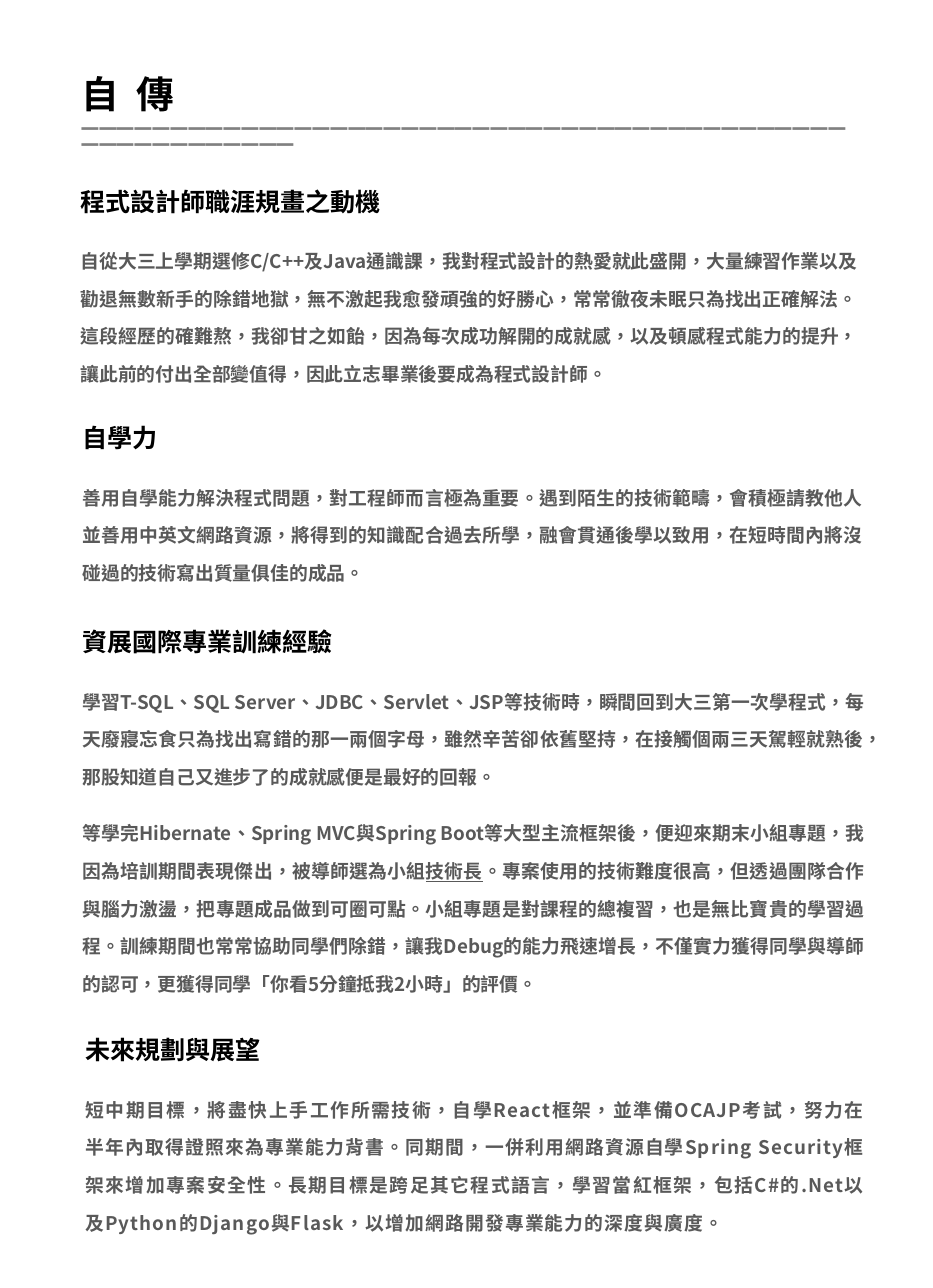
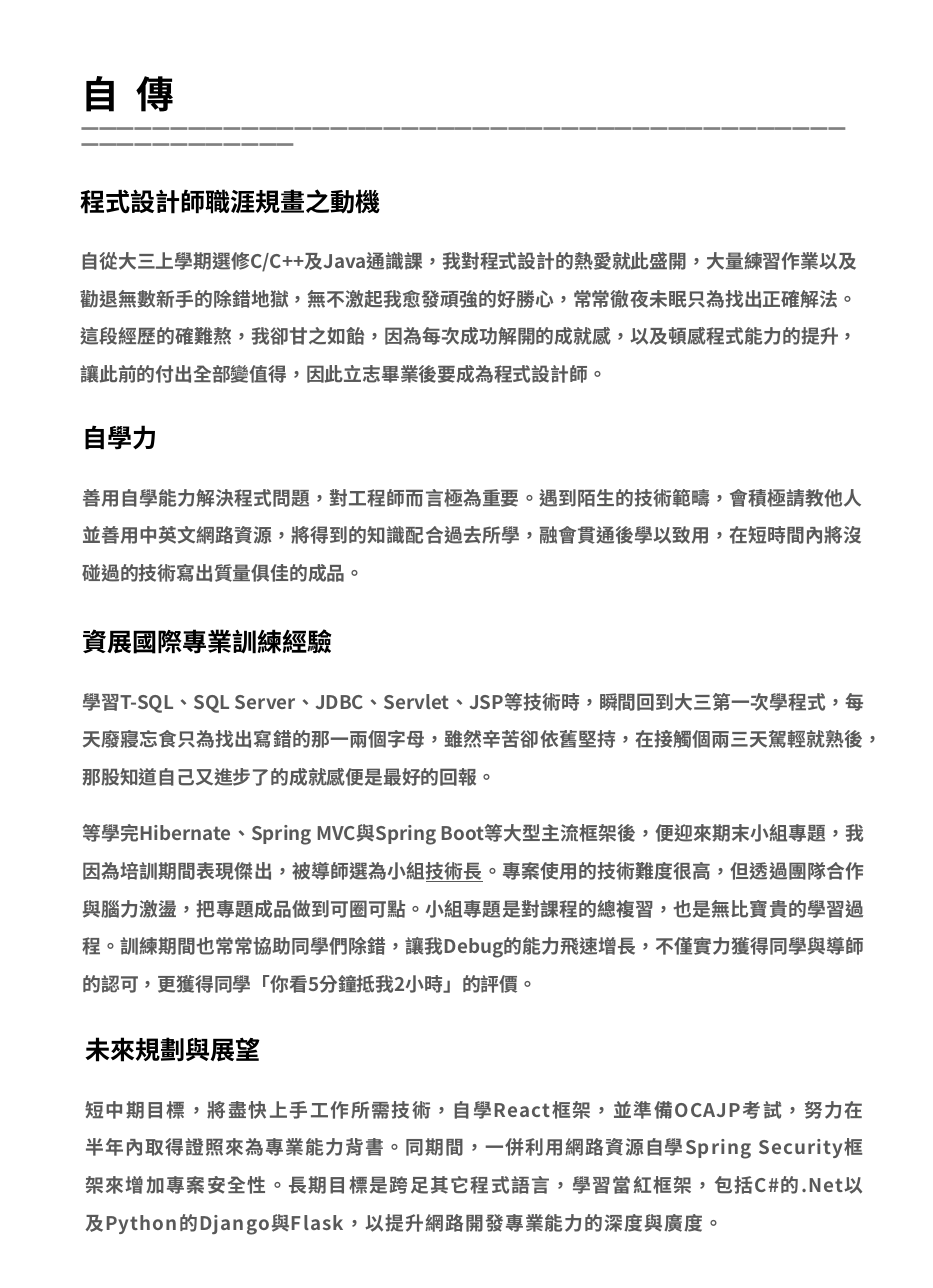
Before and after one commit to weixiang0815/ispanlearningmaterial, a slide deck: slide 2 of 面試資料/王威翔履歷.pptx. Drawn at 933x1288 pixels with LibreOffice and Linux fonts; fonts in the diff are those of the drawing. Boxes give left, top, right and bottom in pixels: in the first picture for what was removed or moved away, otherwise in the second. Text is boxed around its words. In the diff, an @@ line names an element or a change of style, - is before the commit and + after.

```diff
--- a/面試資料/王威翔履歷.pptx
+++ b/面試資料/王威翔履歷.pptx
@@ text at (85,1101,863,1235): text changed @@
-短中期目標，將盡快上手工作所需技術，自學React框架，並準備OCAJP考試，努力在半年內取得證照來為專業能力背書。同期間，一併利用網路資源自學Spring Security框架來增加專案安全性。長期目標是跨足其它程式語言，學習當紅框架，包括C#的.Net以及Python的Django與Flask，以增加網路開發專業能力的深度與廣度。
+短中期目標，將盡快上手工作所需技術，自學React框架，並準備OCAJP考試，努力在半年內取得證照來為專業能力背書。同期間，一併利用網路資源自學Spring Security框架來增加專案安全性。長期目標是跨足其它程式語言，學習當紅框架，包括C#的.Net以及Python的Django與Flask，以提升網路開發專業能力的深度與廣度。
```
Also in this commit, not shown: 2 other slides changed, 1 slide added, 7 other files.
